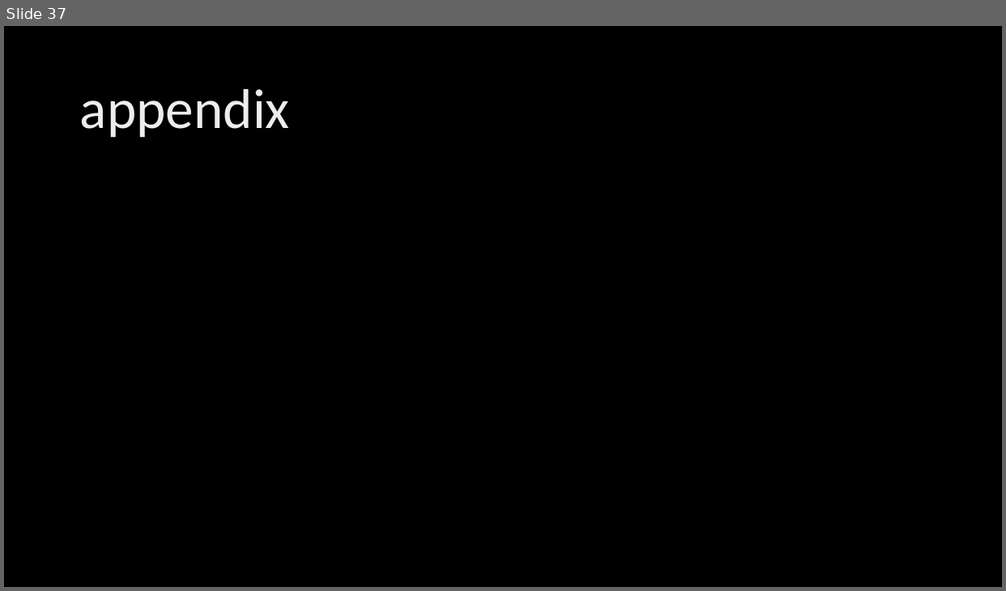
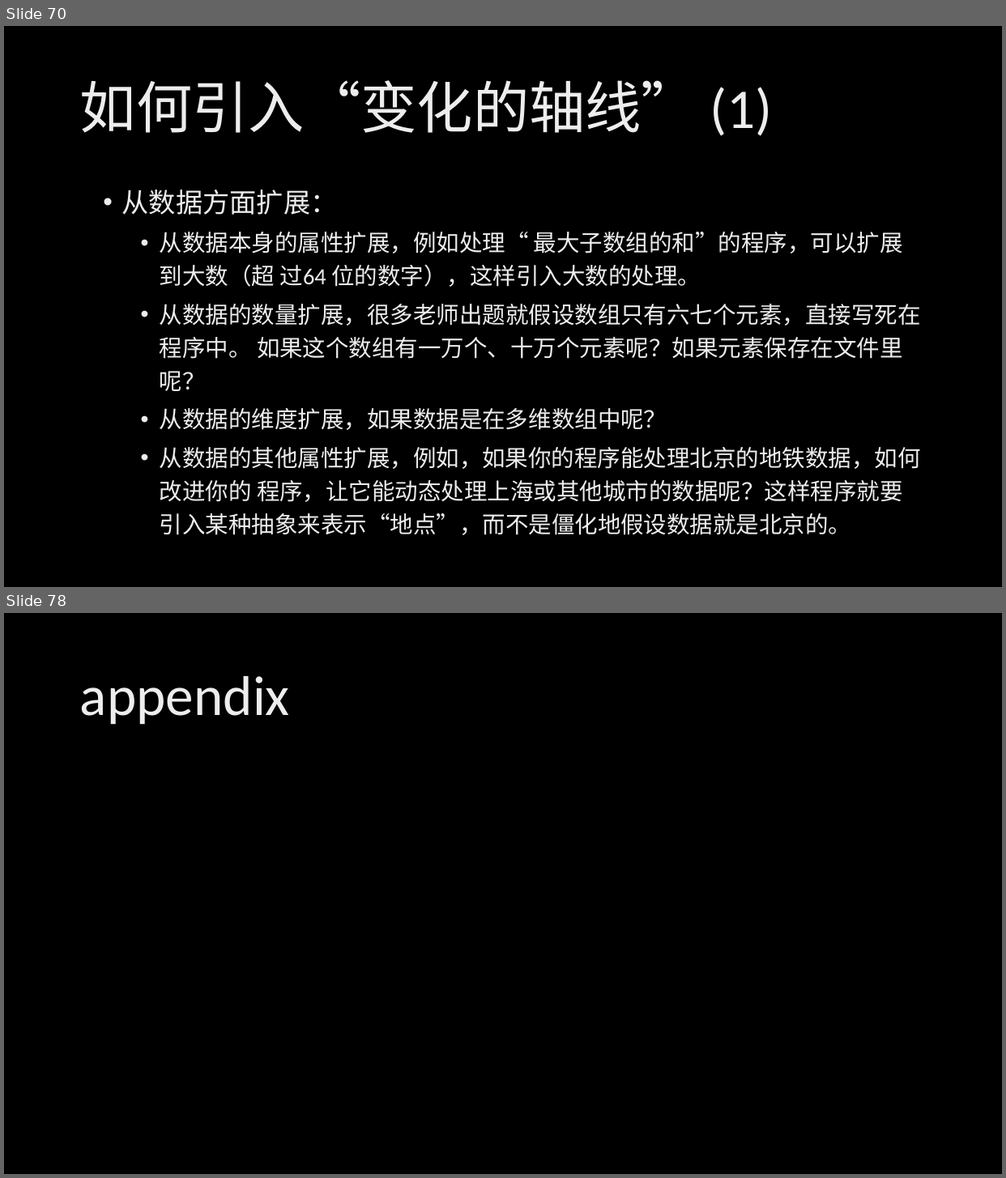
Before and after one commit to xinase/ASE, a slide deck: chapter02/ASE_2_Engineering_Skills.pptx. Shown one above the other, each under a label of ours: slide 37 before the commit, slides 70 and 78 after it; the slides between them are not shown. The pictures are 1006x591 and 1006x1178 pixels, drawn with LibreOffice and Linux fonts; fonts in the diff are those of the drawing; background and template pictures are left out. Boxes give left, top, right and bottom in pixels: in the first picture for what was removed or moved away, otherwise in the second. Text is boxed around its words. In the diff, an @@ line names an element or a change of style, - is before the commit and + after.

```diff
--- a/chapter02/ASE_2_Engineering_Skills.pptx
+++ b/chapter02/ASE_2_Engineering_Skills.pptx
@@ slide 70 added at (x1=4, y1=26, x2=1002, y2=587), background picture (left out) @@
@@ title added at (x1=80, y1=80, x2=773, y2=136), 54 pt, text gradient #BFBFBF to #EDEDED to #FFFFFF @@
+如何引入“变化的轴线” (1)
@@ text added at (x1=122, y1=190, x2=921, y2=535), 22.2 pt, text gradient #BFBFBF to #EDEDED to #FFFFFF @@
+• 从数据方面扩展：
+  • 从数据本身的属性扩展，例如处理“ 最大子数组的和”的程序，可以扩展到大数（超 过64 位的数字），这样引入大数的处理。
+  • 从数据的数量扩展，很多老师出题就假设数组只有六七个元素，直接写死在程序中。 如果这个数组有一万个、十万个元素呢？如果元素保存在文件里呢？
+  • 从数据的维度扩展，如果数据是在多维数组中呢？
+  • 从数据的其他属性扩展，例如，如果你的程序能处理北京的地铁数据，如何改进你的 程序，让它能动态处理上海或其他城市的数据呢？这样程序就要引入某种抽象来表示“地点”，而不是僵化地假设数据就是北京的。
@@ what was slide 37 is now slide 78 @@
```
Also in this commit, not shown: 40 other slides added, 5 other files.
